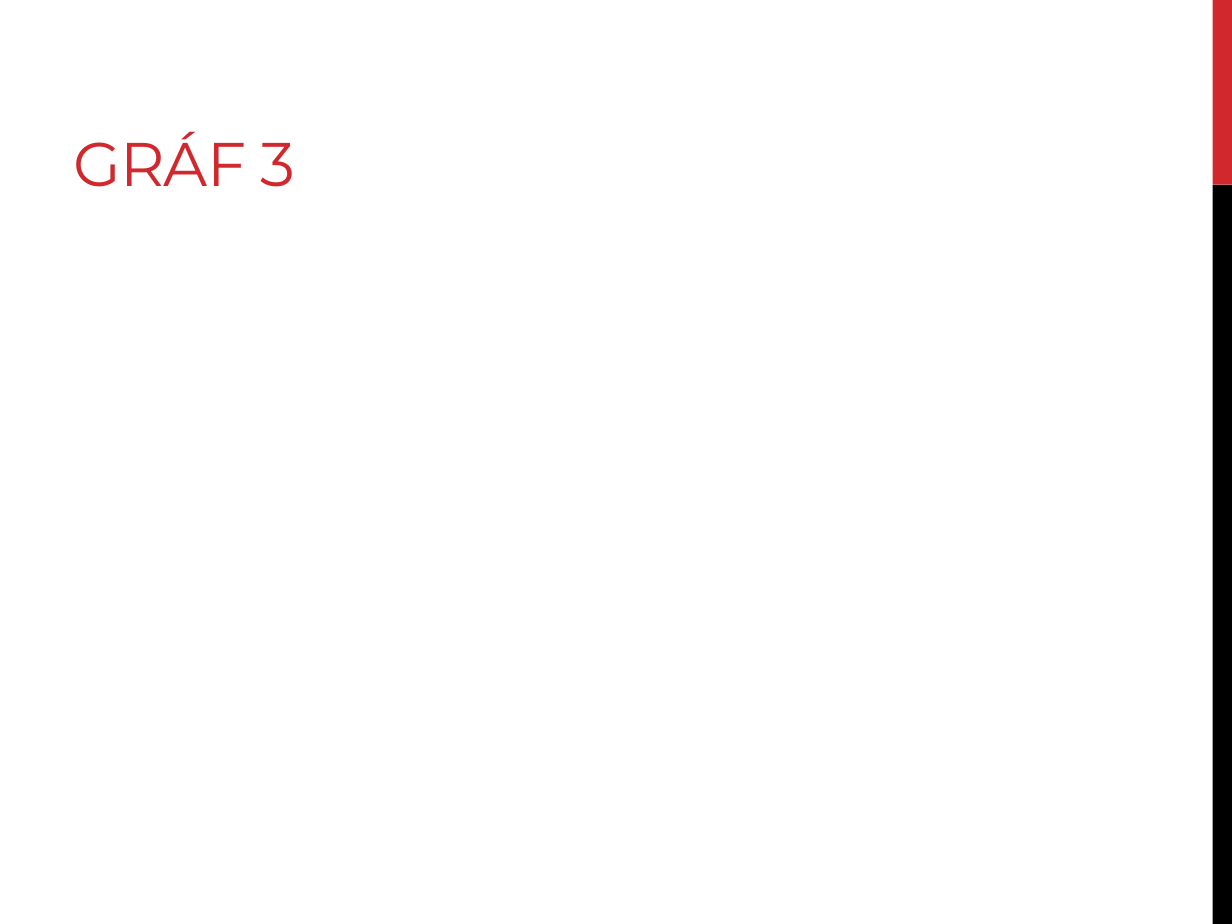
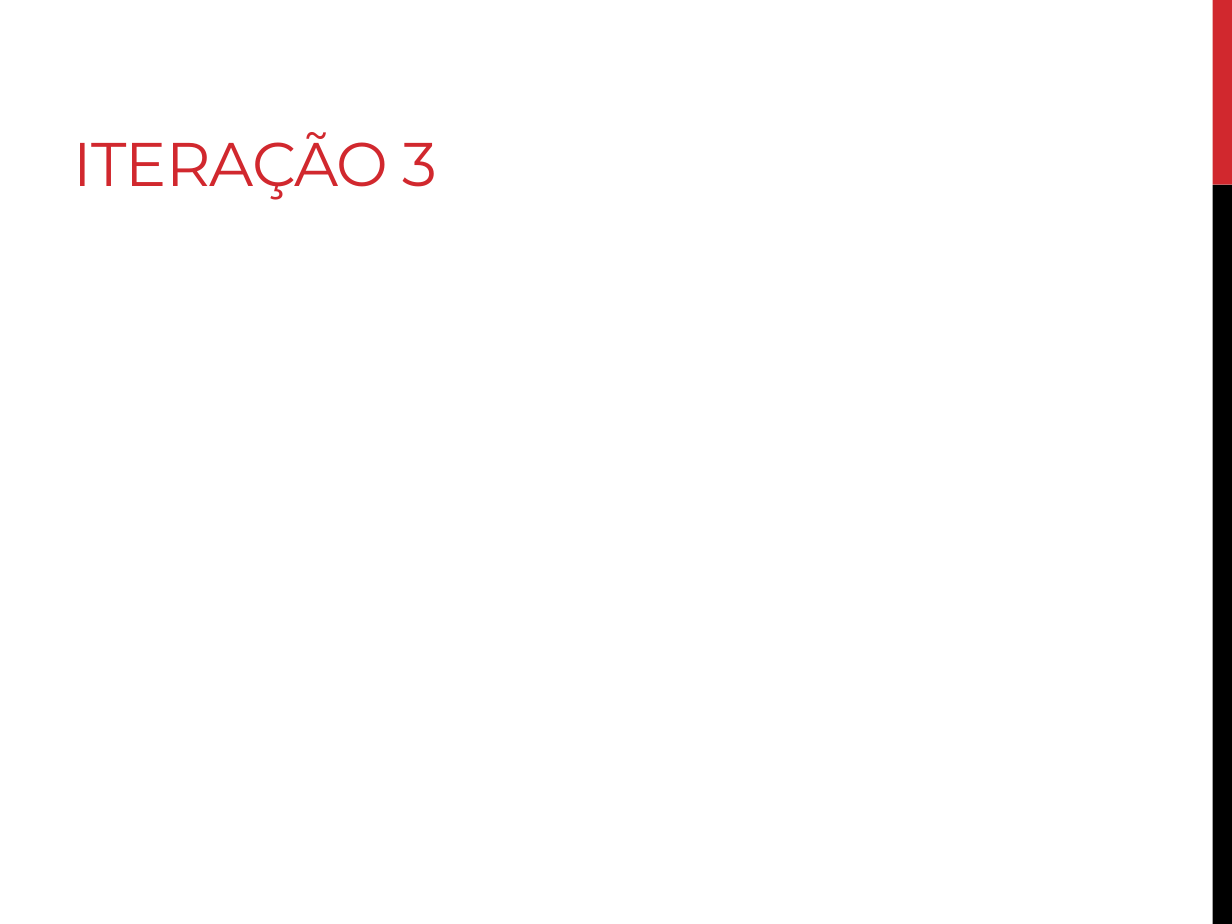
Before and after one commit to thegentil/Projeto_ModSim, a slide deck: slide 12 of Apresentação Final.pptx (slide 11 before the commit). Drawn at 1232x924 pixels with LibreOffice and Linux fonts; fonts in the diff are those of the drawing. Boxes give left, top, right and bottom in pixels: in the first picture for what was removed or moved away, otherwise in the second. Text is boxed around its words. In the diff, an @@ line names an element or a change of style, - is before the commit and + after.

```diff
--- a/Apresentação Final.pptx
+++ b/Apresentação Final.pptx
@@ title at <box>74,132,438,200</box>: text changed @@
-GRÁF 3
+ITERAÇÃO 3
```
Also in this commit, not shown: 2 other slides changed, 2 slides added, 1 slide removed.
